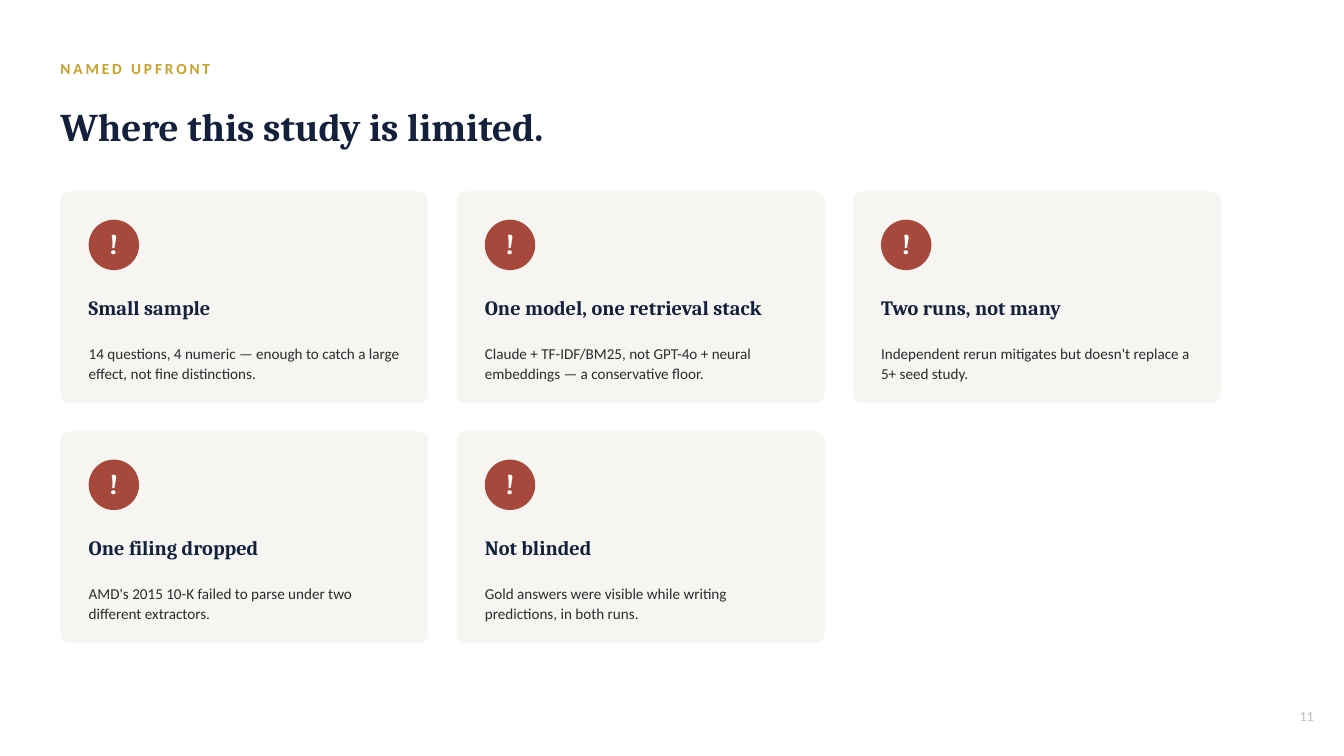
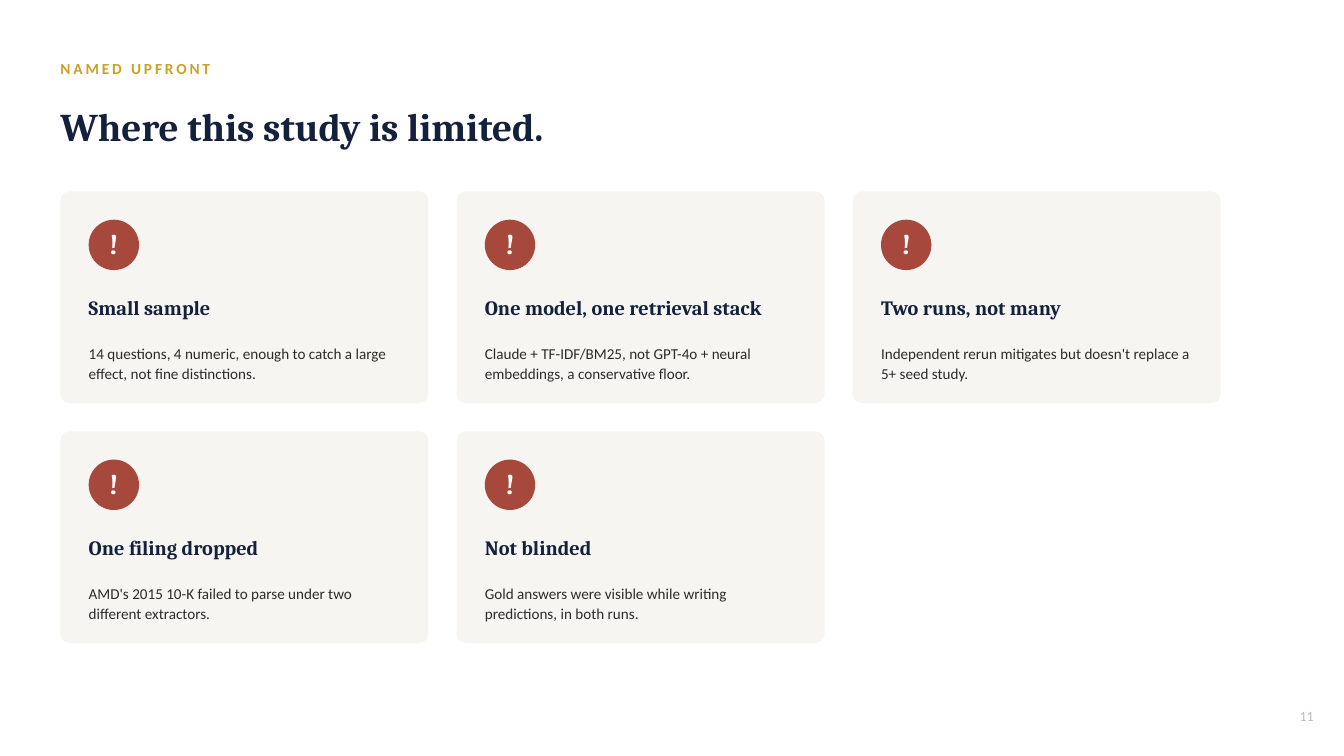
Before and after one commit to nv78/Research-semanticchunking, a slide deck: slide 11 of FinanceBench_Ablation_Deck.pptx. Drawn at 1344x756 pixels with LibreOffice and Linux fonts; fonts in the diff are those of the drawing. Boxes give left, top, right and bottom in pixels: in the first picture for what was removed or moved away, otherwise in the second. Text is boxed around its words. In the diff, an @@ line names an element or a change of style, - is before the commit and + after.

```diff
--- a/FinanceBench_Ablation_Deck.pptx
+++ b/FinanceBench_Ablation_Deck.pptx
@@ text at bbox=[89, 348, 386, 381]: text changed @@
-14 questions, 4 numeric — enough to catch a large effect, not fine distinctions.
+14 questions, 4 numeric, enough to catch a large effect, not fine distinctions.
@@ text at bbox=[485, 348, 751, 382]: text changed @@
-Claude + TF-IDF/BM25, not GPT-4o + neural embeddings — a conservative floor.
+Claude + TF-IDF/BM25, not GPT-4o + neural embeddings, a conservative floor.
```
Also in this commit, not shown: 13 other slides changed, 2 other files.
